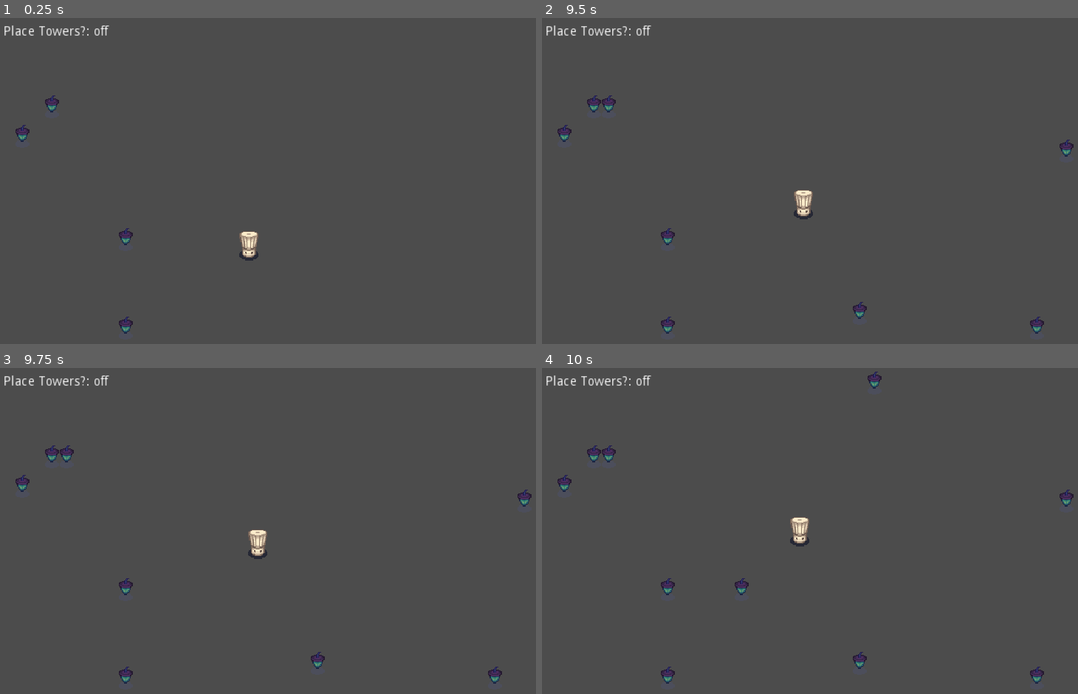
Above: before the commit, frames 1-4 (two rows, left to right).
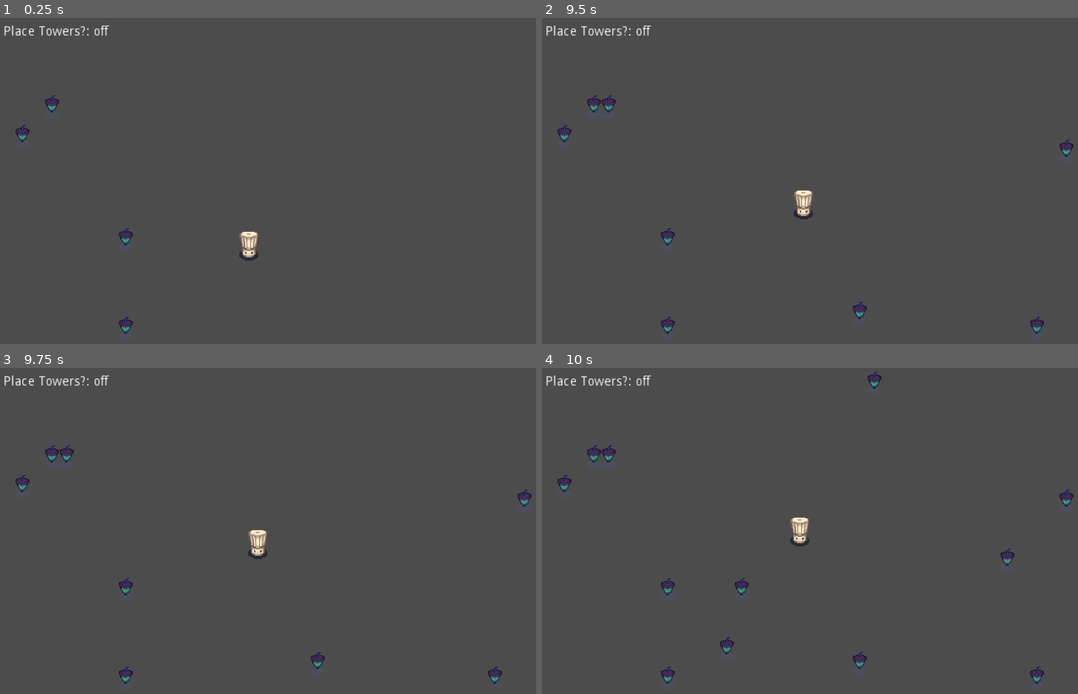
Above: after the commit, the same moments.

Repository: MageTrash/gdg-tangy-towers
Game: Godot game, scene res://Scenes/Maps/TestingScene.tscn
Same seed, same stepped clock (60 frames per second), same inputs: the game is played once before the commit and once after it.
Inputs:
- Up to frame 1 (0.25 s): no input
- Up to frame 2 (9.5 s): tap E at 0.5, 1.25, 1.35, 2, 2.75, 2.85, 3.5, 4.25, 4.35, 5.85, 7.35, 8.85 s; hold D (move_right) 0.53-1.28 s; hold Shift (move_slow) 0.53-1.28 s; tap Space at 0.77, 1.52, 3.02, 3.77, 4.52, 6.02, 6.77, 7.52, 9.02 s; hold S (move_down) 1.28-2.03 s; hold D (move_right) 2.03-2.78 s; hold Shift (move_slow) 2.03-2.78 s; hold W (move_up) 2.78-3.53 s; hold Shift (move_slow) 3.53-4.28 s; hold A (move_left) 3.53-5.03 s; hold S (move_down) 5.03-5.78 s; hold Shift (move_slow) 5.03-5.78 s; hold D (move_right) 5.78-6.53 s; hold W (move_up) 6.53-7.28 s; hold Shift (move_slow) 6.53-7.28 s; hold D (move_right) 7.28-8.03 s; hold S (move_down) 8.03-8.78 s; hold Shift (move_slow) 8.03-8.78 s; hold A (move_left) from 8.78 s (still down)
- Up to frame 3 (9.75 s): release A (move_left) at 9.53 s; hold W (move_up) from 9.53 s (still down); hold Shift (move_slow) from 9.53 s (still down)
- Up to frame 4 (10 s): keep holding W (move_up); keep holding Shift (move_slow); tap Space at 9.77 s

Frames 1-3 are identical in both runs. In frame 4, 0.2% of the frame differs, in the area x 33-89%, y 55-88%.

Commit message:
added y sorting

Diff:
--- a/src/Scenes/Maps/TestingScene.tscn
+++ b/src/Scenes/Maps/TestingScene.tscn
@@ -13,7 +13,7 @@
 "points": PoolVector2Array( -129.986, -17.6356, 129.986, 17.6356, -6.91793, 246.774, -81.8793, 11.6462, 81.8793, -11.6462, 186.082, 121.774, -86.4544, 7.44565, 86.4544, -7.44565, 484.082, 358.774, -96.6139, -11.6042, 96.6139, 11.6042, 649.082, 238.774 )
 }
 
-[node name="TestingScene" type="Node2D"]
+[node name="TestingScene" type="YSort"]
 script = ExtResource( 6 )
 
 [node name="InfoText" type="Label" parent="."]
@@ -42,17 +42,21 @@
 
 [node name="Spawner" parent="." instance=ExtResource( 4 )]
 tile_data = PoolIntArray( 65537, 0, 0, 65538, 0, 0, 65539, 0, 0, 65540, 0, 0, 65541, 0, 0, 65542, 0, 0, 65543, 0, 0, 65 …(7482 unchanged characters)…
+group_node = NodePath("../Fruits")
 spawn_limit = 10
 spawn_amount = 4
 timer_length = 5.0
 
+[node name="Fruits" type="YSort" parent="."]
+
 [node name="TowerShop" parent="." instance=ExtResource( 3 )]
 position = Vector2( 538, 82 )
+group_node = NodePath("../Towers")
 
 [node name="ShopUI" parent="TowerShop/CanvasLayer" index="0"]
 visible = false
 
-[node name="Towers" type="Node" parent="."]
+[node name="Towers" type="YSort" parent="."]
 
 [node name="SlowTower" parent="Towers" instance=ExtResource( 2 )]
 position = Vector2( 191, 147 )
--- a/src/Scripts/Spawner.gd
+++ b/src/Scripts/Spawner.gd
@@ -2,16 +2,19 @@
 
 
 export(PackedScene) var spawn_object := preload("res://Scenes/Objects/Fruit.tscn")
+export(NodePath) var group_node
 export(int) var spawn_limit = 5
 export(int) var spawn_amount = 3
 export(float) var timer_length = 10.0
 export(bool) var loop = true
 
 onready var list_of_tiles: Array = get_used_cells()
+onready var fruit_group = get_node_or_null(group_node)
 
 func _ready() -> void:
 	assert(spawn_object != null, "Add a scene to the spawn_object script variable")
 	assert(list_of_tiles.size() != 0, "You have not set any tiles to spawn objects")
+	assert(fruit_group != null, "Add a path to a node group to spawn fruit children e.g. ysort")
 	if spawn_limit > list_of_tiles.size():
 		spawn_limit = list_of_tiles.size()
 
@@ -45,7 +48,7 @@
 			# check if there is any objects already spawned at world_pos
 			valid_spot = check_no_objects(world_pos, "Spawnable")
 		# once we've found a valid spot to spawn we add it as a child to Spawner
-		add_child(obj)
+		fruit_group.add_child(obj)
 
 
 # this will check if the given position has any collsions with the given group at that point
--- a/src/Scripts/TowerShop.gd
+++ b/src/Scripts/TowerShop.gd
@@ -1,11 +1,13 @@
 extends Node2D
 
+export(NodePath) var group_node
 
 onready var shop_ui: Control = $CanvasLayer/ShopUI
 onready var buy_area: Area2D = $BuyArea
-
+onready var tower_group = get_node_or_null(group_node)
 
 func _ready() -> void:
+	assert(tower_group != null, "add a path to a node to add towers as children e.g. ysort")
 	shop_ui.visible = false
 	buy_area.connect("body_entered", self, "on_shop_entered")
 	buy_area.connect("body_exited", self, "on_shop_exited")
